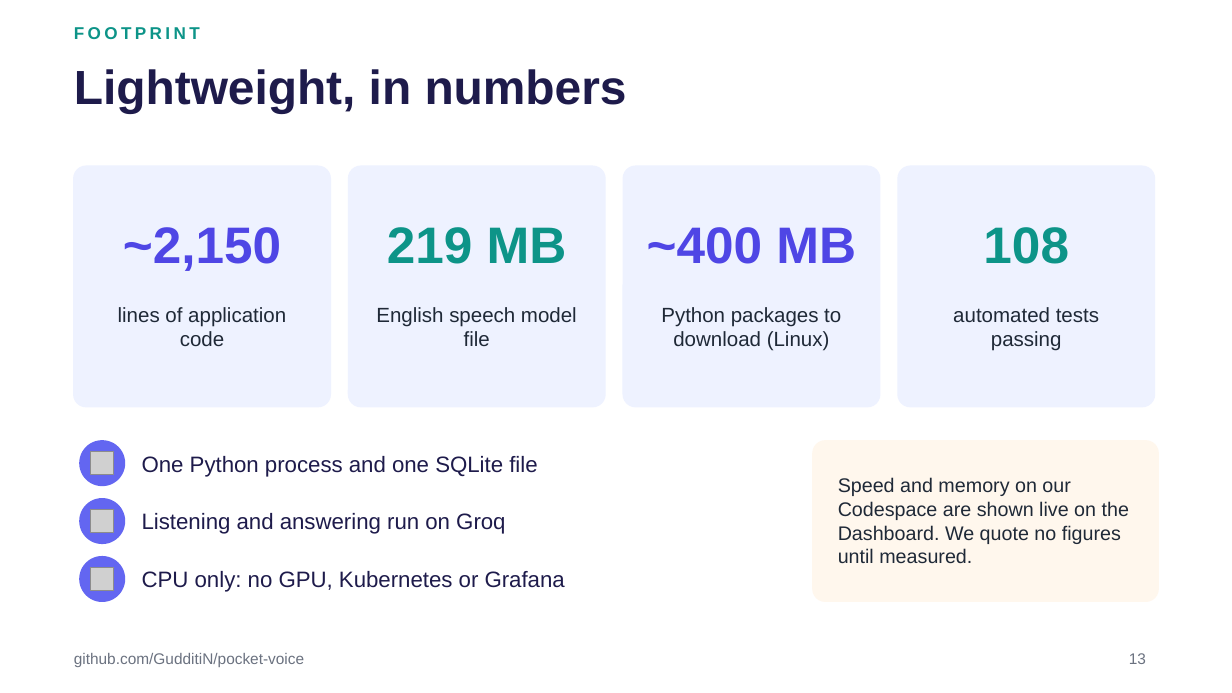
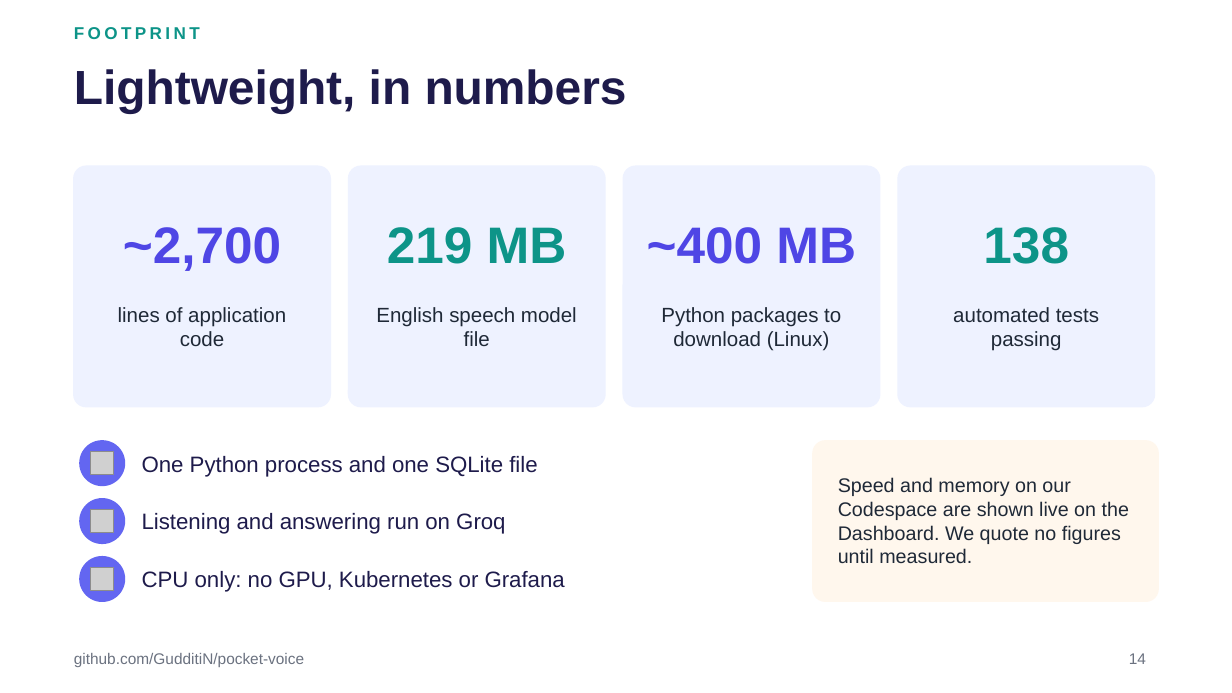
Before and after one commit to GudditiN/pocket-voice, a slide deck: slide 14 of docs/Pocket-Voice.pptx (slide 13 before the commit). Drawn at 1232x693 pixels with LibreOffice and Linux fonts; fonts in the diff are those of the drawing; grey boxes stand for pictures. Boxes give left, top, right and bottom in pixels: in the first picture for what was removed or moved away, otherwise in the second. Text is boxed around its words. In the diff, an @@ line names an element or a change of style, - is before the commit and + after.

```diff
--- a/docs/Pocket-Voice.pptx
+++ b/docs/Pocket-Voice.pptx
@@ text at (123,227,281,271): text changed @@
-~2,150
+~2,700
@@ text at (983,227,1069,264): text changed @@
-108
+138
@@ page number at (1129,653,1146,664): text changed @@
-13
+14
```
Also in this commit, not shown: 5 other slides changed, 1 slide added, 12 other files.
